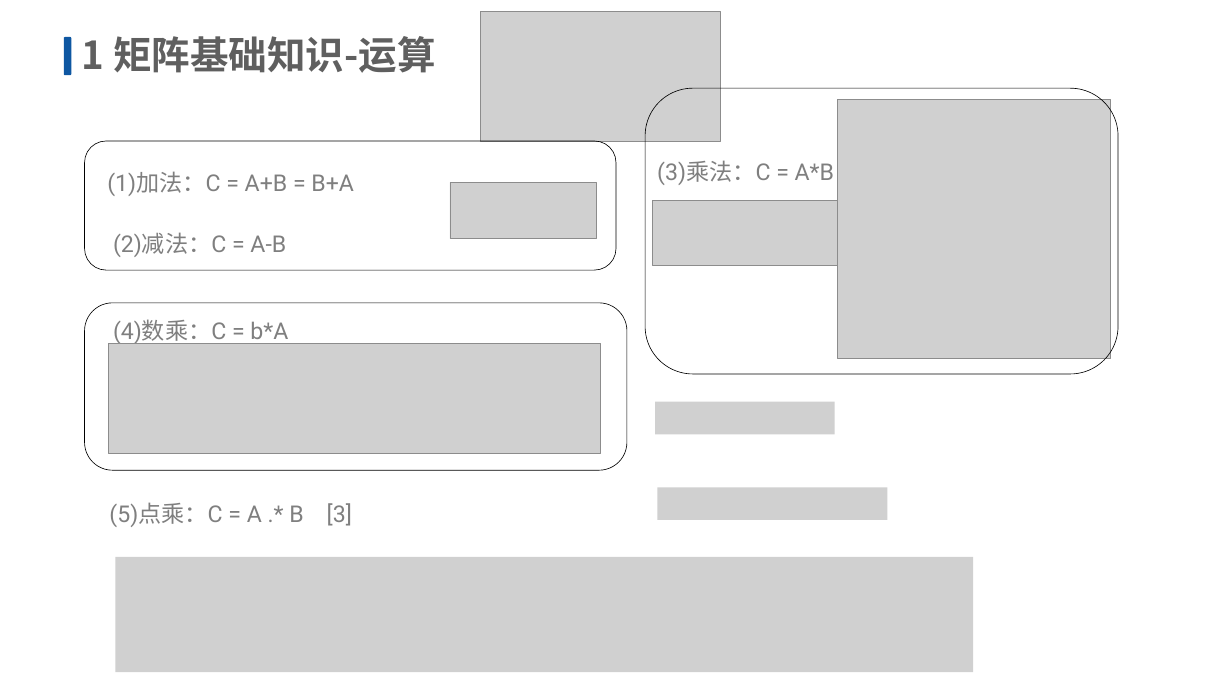
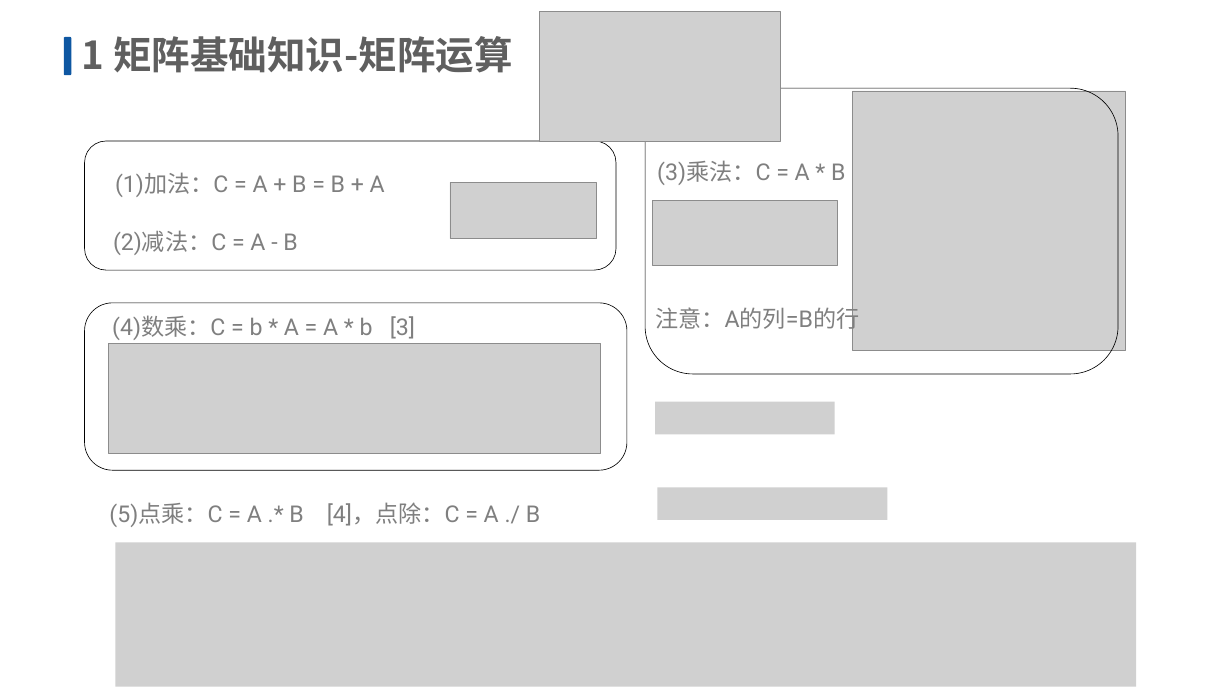
Before and after one commit to yuanyuanxiang/simple-neural-network, a slide deck: slide 3 of doc/数学基础知识介绍_矩阵.pptx. Drawn at 1232x693 pixels with LibreOffice and Linux fonts; fonts in the diff are those of the drawing; grey boxes stand for pictures; background and template pictures are left out. Boxes give left, top, right and bottom in pixels: in the first picture for what was removed or moved away, otherwise in the second. Text is boxed around its words. In the diff, an @@ line names an element or a change of style, - is before the commit and + after.

```diff
--- a/doc/数学基础知识介绍_矩阵.pptx
+++ b/doc/数学基础知识介绍_矩阵.pptx
@@ picture: place and size @@
-picture at box(480, 12, 721, 141)
+picture at box(539, 12, 780, 141)
@@ title at box(82, 36, 512, 73): text changed @@
-1 矩阵基础知识-运算
+1 矩阵基础知识-矩阵运算
@@ picture: place and size @@
-picture at box(837, 99, 1110, 359)
+picture at box(853, 91, 1126, 350)
@@ text at box(115, 172, 385, 197): spaces changed @@
-(1)加法：C = A+B = B+A
+(1)加法：C = A + B = B + A
@@ text at box(657, 160, 845, 185): spaces changed @@
-(3)乘法：C = A*B
+(3)乘法：C = A * B
@@ text at box(113, 230, 297, 255): spaces changed @@
-(2)减法：C = A-B
+(2)减法：C = A - B
@@ text at box(112, 315, 415, 340): text changed @@
-(4)数乘：C = b*A
+(4)数乘：C = b * A = A * b [3]
@@ text added at box(655, 304, 859, 333), 36 pt, text #7F7F7F @@
+注意：A的列=B的行
@@ text at box(109, 502, 540, 527): text changed @@
-(5)点乘：C = A .* B [3]
+(5)点乘：C = A .* B [4]，点除：C = A ./ B
@@ picture: place and size @@
-picture at box(116, 557, 974, 673)
+picture at box(116, 543, 1136, 687)
```
Also in this commit, not shown: 3 other slides changed, 14 other files.
